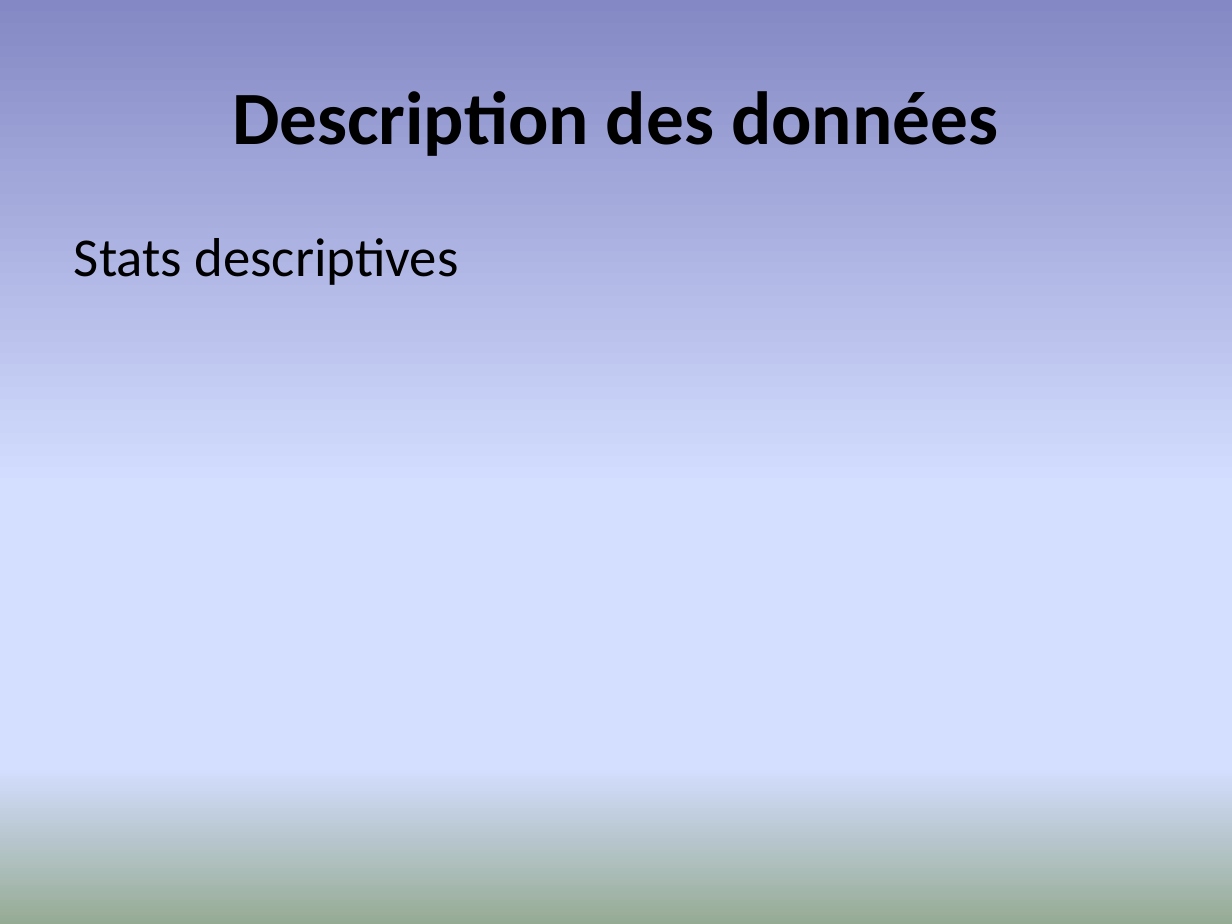
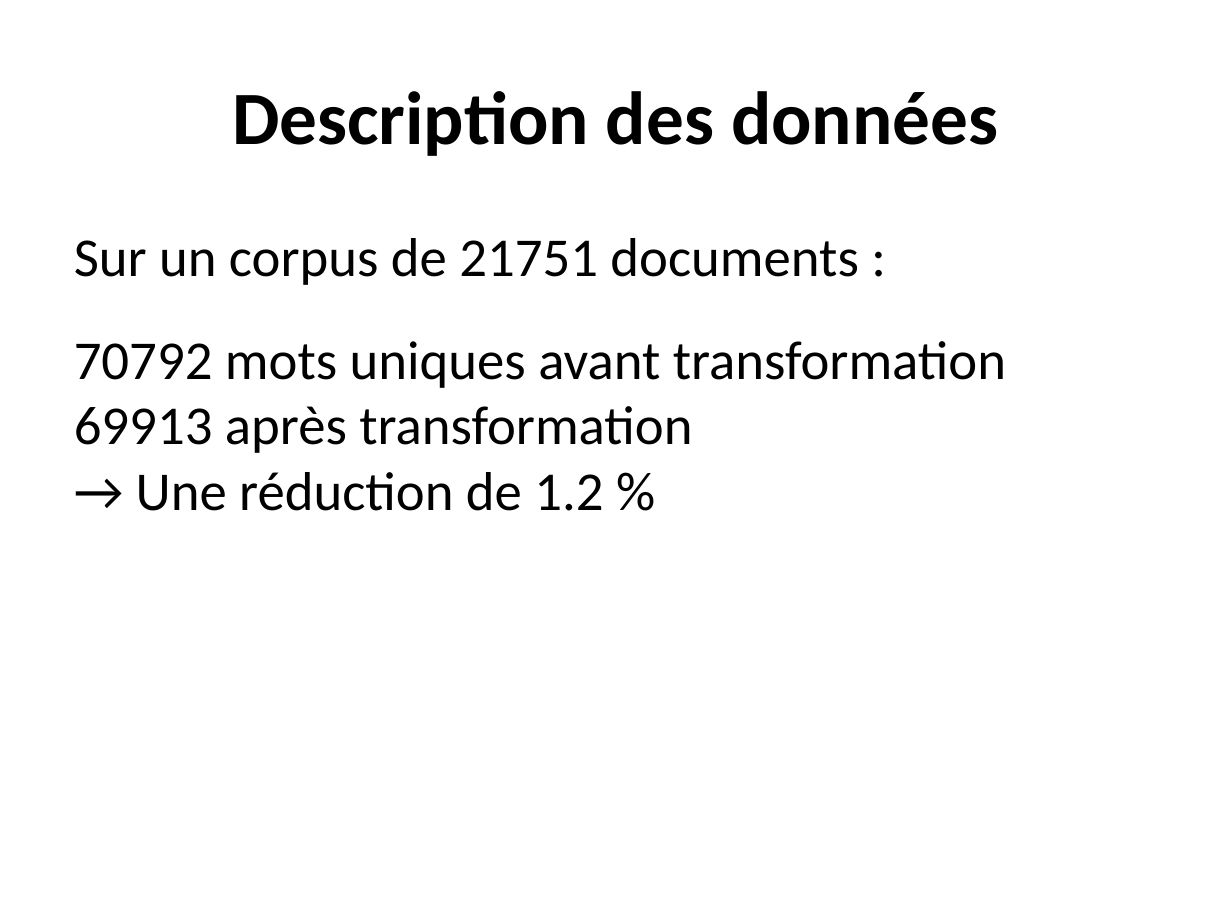
Before and after one commit to clemorelensai/TextminingMaAbCl, a slide deck: slide 3 of Projet Webdatamining.pptx. Drawn at 1232x924 pixels with LibreOffice and Linux fonts; fonts in the diff are those of the drawing. Boxes give left, top, right and bottom in pixels: in the first picture for what was removed or moved away, otherwise in the second. Text is boxed around its words. In the diff, an @@ line names an element or a change of style, - is before the commit and + after.

```diff
--- a/Projet Webdatamining.pptx
+++ b/Projet Webdatamining.pptx
@@ background gradient #8488C4 to #D4DEFF to #96AB94 to #FFFFFF @@
@@ text at box(74, 238, 1006, 511): text changed @@
-Stats descriptives
+Sur un corpus de 21751 documents :
+70792 mots uniques avant transformation
+69913 après transformation
+→ Une réduction de 1.2 %
```
Also in this commit, not shown: 6 other slides changed, 3 slides added, 2 slides removed, 1 other file.
